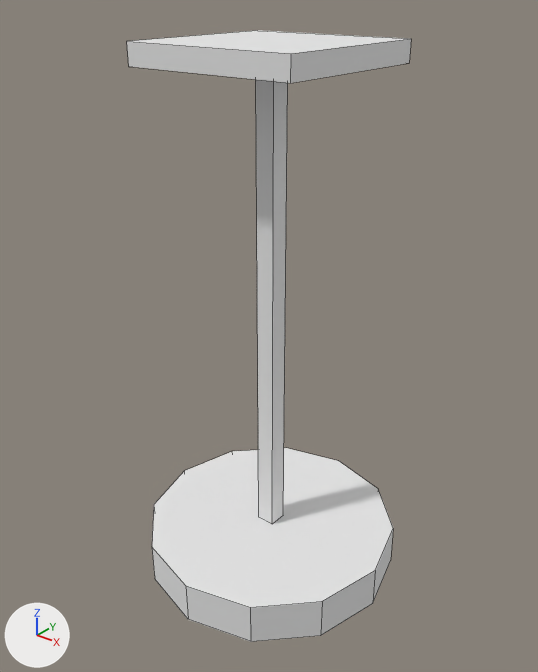
Two versions of the OBJ model Unity/Project Arena/Assets/Objects & Materials/Industrial - Ligth.obj, one commit apart.
The view is the same before and after, from a 50 mm camera at (0.638, -0.808, 0.305) aimed at (-0.017, 0.011, -0.203). The lights are fixed; the arrows at lower left show +X, +Y and +Z. Mesh edges are drawn as thin lines. Where no turn or scale is listed for an object, it has been applied to the vertices.

Names of what the first picture shows: 'group1168163364', 'group1469889680', 'group218231248'.
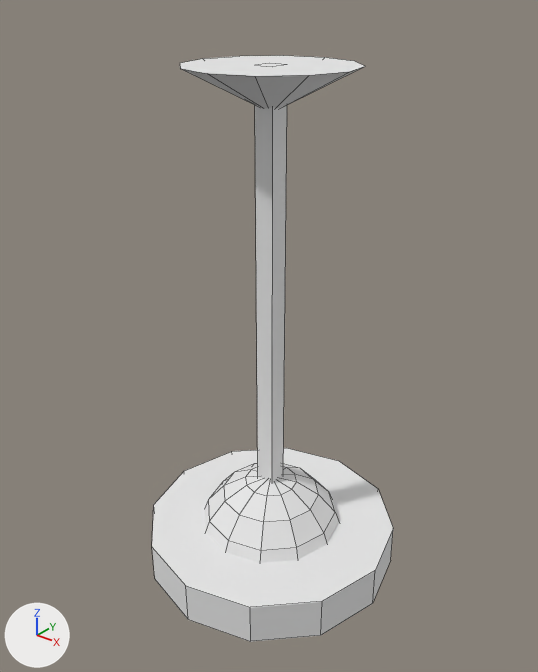
The newer file is also rescaled (x0.976), turned or shifted as a whole; pictures and numbers use the older file's frame.

Where the change shows, as pixel boxes (x1, y1, x2, y2) in the pictures (538 x 672 px):
'group1168163364', reshaped
    before: (256, 79, 288, 524)
    after: (255, 105, 287, 483)
'group1469889680', deleted
    before: (127, 30, 411, 83)
'group1714218723', added
    after: (204, 463, 339, 563)
'group1230931606', added
    after: (180, 56, 365, 108)

The change, as a list of edits to the scene's bpy script:
```text
Change me_group1168163364:
    where me_group1168163364.from_pydata(...)  # 8 vertices, 6 faces; spans x -0.018..0.012, y -0.016..0.014, z -0.541..0.199
    used by ob_group1168163364; location = (0.0, 0.0, 0.0)
    before: 0 (0.012, 0.014, -0.541) at pixel (283, 515), 1 (0.012, 0.014, 0.199), 2 (-0.018, 0.014, 0.199), 3 (-0.018, 0.014, -0.541), 4 (0.012, -0.016, -0.541) at pixel (272, 524)
    before: 5 (-0.018, -0.016, -0.541) at pixel (258, 517), 6 (-0.018, -0.016, 0.199), 7 (0.012, -0.016, 0.199)
    me_group1168163364 part 1
    add for i in [0, 3, 4, 5]: me_group1168163364.vertices[i].co += Vector((-0.005, 0.005, -0.019))
    add for i in [1, 2, 6, 7]: me_group1168163364.vertices[i].co += Vector((-0.005, 0.005, -0.001))
Add me_group1714218723:
    me_group1714218723.from_pydata(...)  # 98 vertices, 108 faces; spans x -0.128..0.125, y -0.128..0.124, z -0.672..-0.416
    # faces by material slot: [51, 57]
    me_group1714218723.materials.append(mat_mat23)  # white #e7e7e7
    me_group1714218723.materials.append(mat_mat24)  # white #e7e7e7
Add me_group1230931606:
    me_group1230931606.from_pydata(...)  # a 12-sided cone pointing to -z spanning x -0.128..0.118, y -0.122..0.124, z 0.178..0.239
    me_group1230931606.materials.append(mat_mat23)  # white #e7e7e7
Remove ob_group1469889680:
    ob_group1469889680 = bpy.data.objects.new('group1469889680', me_group1469889680)
    ob_group1469889680.location = (0.0, 0.0, 0.0)
Add ob_group1714218723:
    ob_group1714218723 = bpy.data.objects.new('group1714218723', me_group1714218723)
    ob_group1714218723.location = (-0.003, 0.003, -0.041)
Add ob_group1230931606:
    ob_group1230931606 = bpy.data.objects.new('group1230931606', me_group1230931606)
    ob_group1230931606.location = (-0.003, 0.003, -0.041)
```
